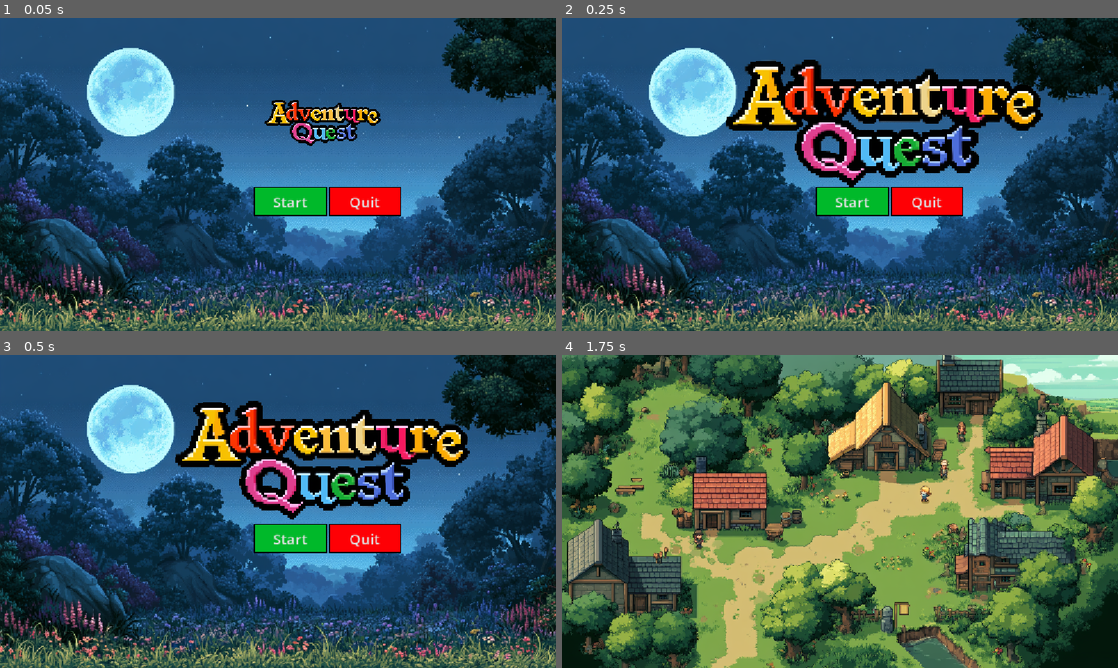
Above: before the commit, frames 1-4 (two rows, left to right).
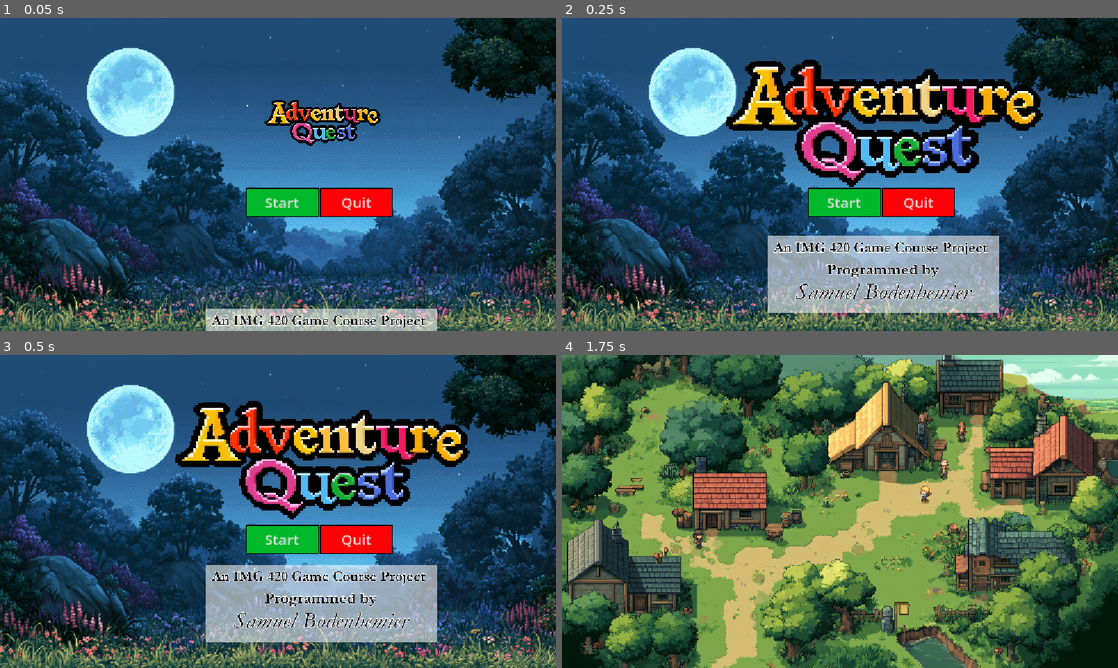
Above: after the commit, the same moments.

Repository: swBodenhemier/2d-td-fantasy-adventure-game
Game: Godot game, scene res://scenes/ui/start_screen.tscn
The game is run twice, just before and just after one commit, with the same random seed, the same clock (stepped at 60 frames per second) and the same inputs.
Inputs:
- Up to frame 1 (0.05 s): no input
- Up to frame 2 (0.25 s): no input
- Up to frame 3 (0.5 s): no input
- Up to frame 4 (1.75 s): click "Start" at 0.5 s; tap Enter at 1.25 s

The runs differ from the first frame. In frame 1, 4.0% of the frame differs, in the area x 37-79%, y 54-100%; in frame 2, 11%; in frame 3, 11%, in the area x 37-79%, y 54-92%; in frame 4, nothing differs.

Commit message:
Add audio to title screen

Diff:
--- a/scenes/ui/start_screen.gd
+++ b/scenes/ui/start_screen.gd
@@ -1,22 +1,14 @@
 extends Control
 
 
-# Called when the node enters the scene tree for the first time.
-func _ready() -> void:
-	pass # Replace with function body.
-
-
-# Called every frame. 'delta' is the elapsed time since the previous frame.
-func _process(delta: float) -> void:
-	pass
-
-
 func _on_start_button_pressed() -> void:
+	$ButtonClickAudio.play()
 	get_tree().change_scene_to_file(
 		"res://scenes/levels/main_game_level.tscn"
 	)
 
 func _on_quit_button_pressed() -> void:
+	$ButtonClickAudio.play()
 	$QuitConfirmationDialog.popup_centered()
 
 func _on_quit_confirmation_dialog_confirmed() -> void:
--- a/scenes/ui/start_screen.tscn
+++ b/scenes/ui/start_screen.tscn
@@ -3,54 +3,11 @@
 [ext_resource type="Script" uid="uid://vh4su0nqu2qd" path="res://scenes/ui/start_screen.gd" id="1_ihgl4"]
 [ext_resource type="Texture2D" uid="uid://cr1cli01kagdr" path="res://ASSETS/Art/Backgrounds/BG_03.png" id="2_kolwf"]
 [ext_resource type="Texture2D" uid="uid://cwm0pofusrpn7" path="res://ASSETS/Art/GAME TITLE LOGO/Game Title Logo_transp.png" id="3_adf7y"]
-
-[sub_resource type="StyleBoxFlat" id="StyleBoxFlat_mqr7l"]
-bg_color = Color(0, 0.7254902, 0.16470589, 1)
-border_width_left = 2
-border_width_top = 2
-border_width_right = 2
-border_width_bottom = 2
-border_color = Color(0, 0, 0, 1)
-
-[sub_resource type="StyleBoxFlat" id="StyleBoxFlat_vno1p"]
-bg_color = Color(3.1284987e-06, 0.58537906, 0.12491206, 1)
-border_width_left = 2
-border_width_top = 2
-border_width_right = 2
-border_width_bottom = 2
-border_color = Color(0, 0, 0, 1)
-
-[sub_resource type="StyleBoxFlat" id="StyleBoxFlat_t2adt"]
-bg_color = Color(5.7756904e-07, 0.8717652, 0.20588171, 1)
-border_width_left = 2
-border_width_top = 2
-border_width_right = 2
-border_width_bottom = 2
-border_color = Color(0, 0, 0, 1)
-
-[sub_resource type="StyleBoxFlat" id="StyleBoxFlat_d4clo"]
-bg_color = Color(0.99607843, 0, 0.019607844, 1)
-border_width_left = 2
-border_width_top = 2
-border_width_right = 2
-border_width_bottom = 2
-border_color = Color(0, 0, 0, 1)
-
-[sub_resource type="StyleBoxFlat" id="StyleBoxFlat_gtard"]
-bg_color = Color(0.79417413, 0, 0.013099939, 1)
-border_width_left = 2
-border_width_top = 2
-border_width_right = 2
-border_width_bottom = 2
-border_color = Color(0, 0, 0, 1)
-
-[sub_resource type="StyleBoxFlat" id="StyleBoxFlat_vuion"]
-bg_color = Color(1, 0.33876282, 0.27733192, 1)
-border_width_left = 2
-border_width_top = 2
-border_width_right = 2
-border_width_bottom = 2
-border_color = Color(0, 0, 0, 1)
+[ext_resource type="AudioStream" uid="uid://dc0eaghs4xcee" path="res://ASSETS/AUDIO/jorisvermeer-mysterious-fairytale-journey.mp3" id="4_adf7y"]
+[ext_resource type="AudioStream" uid="uid://budpx1dc6iiq0" path="res://ASSETS/AUDIO/Swoosh_SFX.mp3" id="5_a1ei0"]
+[ext_resource type="AudioStream" uid="uid://boj3bf58ks4n0" path="res://ASSETS/AUDIO/Button_Click.mp3" id="6_a1ei0"]
+[ext_resource type="Texture2D" uid="uid://oadeo1tqma72" path="res://ASSETS/Art/PROGRAMMER NAME TEXT/Samuel_Bodenhemier_text.png" id="7_wwlcm"]
+[ext_resource type="Texture2D" uid="uid://b3qotnupkjg74" path="res://ASSETS/Art/PROGRAMMER NAME TEXT/Course_Notation_Text.png" id="8_4dybt"]
 
 [sub_resource type="Animation" id="Animation_d4clo"]
 length = 0.001
@@ -87,6 +44,91 @@
 _data = {
 &"RESET": SubResource("Animation_d4clo"),
 &"title_bounce": SubResource("Animation_mqr7l")
+}
+
+[sub_resource type="StyleBoxFlat" id="StyleBoxFlat_mqr7l"]
+bg_color = Color(0, 0.7254902, 0.16470589, 1)
+border_width_left = 2
+border_width_top = 2
+border_width_right = 2
+border_width_bottom = 2
+border_color = Color(0, 0, 0, 1)
+
+[sub_resource type="StyleBoxFlat" id="StyleBoxFlat_vno1p"]
+bg_color = Color(3.1284987e-06, 0.58537906, 0.12491206, 1)
+border_width_left = 2
+border_width_top = 2
+border_width_right = 2
+border_width_bottom = 2
+border_color = Color(0, 0, 0, 1)
+
+[sub_resource type="StyleBoxFlat" id="StyleBoxFlat_t2adt"]
+bg_color = Color(5.7756904e-07, 0.8717652, 0.20588171, 1)
+border_width_left = 2
+border_width_top = 2
+border_width_right = 2
+border_width_bottom = 2
+border_color = Color(0, 0, 0, 1)
+
+[sub_resource type="StyleBoxFlat" id="StyleBoxFlat_d4clo"]
+bg_color = Color(0.99607843, 0, 0.019607844, 1)
+border_width_left = 2
+border_width_top = 2
+border_width_right = 2
+border_width_bottom = 2
+border_color = Color(0, 0, 0, 1)
+
+[sub_resource type="StyleBoxFlat" id="StyleBoxFlat_gtard"]
+bg_color = Color(0.79417413, 0, 0.013099939, 1)
+border_width_left = 2
+border_width_top = 2
+border_width_right = 2
+border_width_bottom = 2
+border_color = Color(0, 0, 0, 1)
+
+[sub_resource type="StyleBoxFlat" id="StyleBoxFlat_vuion"]
+bg_color = Color(1, 0.33876282, 0.27733192, 1)
+border_width_left = 2
+border_width_top = 2
+border_width_right = 2
+border_width_bottom = 2
+border_color = Color(0, 0, 0, 1)
+
+[sub_resource type="Animation" id="Animation_wwlcm"]
+resource_name = "ProgrammerInfo"
+length = 0.8
+tracks/0/type = "value"
+tracks/0/imported = false
+tracks/0/enabled = true
+tracks/0/path = NodePath("ProgrammerCard:position")
+tracks/0/interp = 1
+tracks/0/loop_wrap = true
+tracks/0/keys = {
+"times": PackedFloat32Array(0, 0.4, 0.6, 0.8),
+"transitions": PackedFloat32Array(0.4829704, 1.8660661, 2.2191386, 1),
+"update": 0,
+"values": [Vector2(426, 660), Vector2(426, 420), Vector2(426, 470), Vector2(426, 450)]
+}
+
+[sub_resource type="Animation" id="Animation_4dybt"]
+length = 0.001
+tracks/0/type = "value"
+tracks/0/imported = false
+tracks/0/enabled = true
+tracks/0/path = NodePath("ProgrammerCard:position")
+tracks/0/interp = 1
+tracks/0/loop_wrap = true
+tracks/0/keys = {
+"times": PackedFloat32Array(0),
+"transitions": PackedFloat32Array(1),
+"update": 0,
+"values": [Vector2(421, 800)]
+}
+
+[sub_resource type="AnimationLibrary" id="AnimationLibrary_s037r"]
+_data = {
+&"ProgrammerInfo": SubResource("Animation_wwlcm"),
+&"RESET": SubResource("Animation_4dybt")
 }
 
 [node name="StartScreen" type="Control" unique_id=1715418598]
@@ -122,21 +164,37 @@
 stretch_mode = 6
 metadata/_edit_use_anchors_ = true
 
-[node name="BoxContainer" type="BoxContainer" parent="." unique_id=28711478]
-layout_mode = 1
-anchors_preset = -1
-anchor_left = 0.5
-anchor_top = 0.648
-anchor_right = 0.5
-anchor_bottom = 0.648
-offset_left = -49.0
-offset_top = -69.90399
-offset_right = 255.0
-offset_bottom = -9.903992
-grow_horizontal = 2
-grow_vertical = 0
-
-[node name="StartButton" type="Button" parent="BoxContainer" unique_id=1170822240]
+[node name="QuitConfirmationDialog" type="ConfirmationDialog" parent="." unique_id=2062158048]
+dialog_text = "Are you sure you want to quit?"
+
+[node name="TitleAnimationPlayer" type="AnimationPlayer" parent="." unique_id=464206172]
+libraries/ = SubResource("AnimationLibrary_t2adt")
+autoplay = &"title_bounce"
+
+[node name="BGAudioStream" type="AudioStreamPlayer" parent="." unique_id=1752895974]
+stream = ExtResource("4_adf7y")
+volume_db = -14.345
+autoplay = true
+parameters/looping = true
+
+[node name="TitleSwooshAudio" type="AudioStreamPlayer" parent="." unique_id=1545779852]
+stream = ExtResource("5_a1ei0")
+autoplay = true
+
+[node name="ButtonClickAudio" type="AudioStreamPlayer" parent="." unique_id=1052625740]
+stream = ExtResource("6_a1ei0")
+
+[node name="VBoxContainer" type="VBoxContainer" parent="." unique_id=185106097]
+layout_mode = 0
+offset_left = 510.0
+offset_top = 351.0
+offset_right = 814.0
+offset_bottom = 415.0
+
+[node name="BoxContainer" type="BoxContainer" parent="VBoxContainer" unique_id=28711478]
+layout_mode = 2
+
+[node name="StartButton" type="Button" parent="VBoxContainer/BoxContainer" unique_id=1170822240]
 custom_minimum_size = Vector2(150, 60)
 layout_mode = 2
 theme_override_font_sizes/font_size = 30
@@ -145,7 +203,7 @@
 theme_override_styles/hover = SubResource("StyleBoxFlat_t2adt")
 text = "Start"
 
-[node name="QuitButton" type="Button" parent="BoxContainer" unique_id=1978717553]
+[node name="QuitButton" type="Button" parent="VBoxContainer/BoxContainer" unique_id=1978717553]
 custom_minimum_size = Vector2(150, 50)
 layout_mode = 2
 theme_override_font_sizes/font_size = 30
@@ -155,13 +213,36 @@
 text = "Quit
 "
 
-[node name="QuitConfirmationDialog" type="ConfirmationDialog" parent="." unique_id=2062158048]
-dialog_text = "Are you sure you want to quit?"
-
-[node name="TitleAnimationPlayer" type="AnimationPlayer" parent="." unique_id=464206172]
-libraries/ = SubResource("AnimationLibrary_t2adt")
-autoplay = &"title_bounce"
-
-[connection signal="pressed" from="BoxContainer/StartButton" to="." method="_on_start_button_pressed"]
-[connection signal="pressed" from="BoxContainer/QuitButton" to="." method="_on_quit_button_pressed"]
+[node name="ProgrammerCard" type="ColorRect" parent="." unique_id=1290695866]
+layout_mode = 0
+offset_left = 421.0
+offset_top = 800.0
+offset_right = 901.0
+offset_bottom = 960.0006
+size_flags_horizontal = 4
+size_flags_vertical = 8
+color = Color(1, 1, 1, 0.5686275)
+
+[node name="TextureRect2" type="TextureRect" parent="ProgrammerCard" unique_id=1941533686]
+layout_mode = 0
+offset_left = 7.0
+offset_top = 31.0
+offset_right = 781.0
+offset_bottom = 254.0
+scale = Vector2(0.6, 0.6)
+texture = ExtResource("7_wwlcm")
+
+[node name="TextureRect" type="TextureRect" parent="ProgrammerCard" unique_id=429479695]
+layout_mode = 0
+offset_right = 774.0
+offset_bottom = 77.0
+scale = Vector2(0.6, 0.6)
+texture = ExtResource("8_4dybt")
+
+[node name="ProgrammerAnimationPlayer" type="AnimationPlayer" parent="." unique_id=609250187]
+libraries/ = SubResource("AnimationLibrary_s037r")
+autoplay = &"ProgrammerInfo"
+
 [connection signal="confirmed" from="QuitConfirmationDialog" to="." method="_on_quit_confirmation_dialog_confirmed"]
+[connection signal="pressed" from="VBoxContainer/BoxContainer/StartButton" to="." method="_on_start_button_pressed"]
+[connection signal="pressed" from="VBoxContainer/BoxContainer/QuitButton" to="." method="_on_quit_button_pressed"]
Not shown, added: ASSETS/AUDIO/Button_Click.mp3.import
Not shown, added: ASSETS/AUDIO/Chimes_Transition_SFX.mp3.import
Not shown, added: ASSETS/AUDIO/Game_Music_01.mp3.import
Not shown, added: ASSETS/AUDIO/Swoosh_SFX.mp3.import
Not shown, added: ASSETS/AUDIO/alex-morgan-fantasy-adventure-quest-.mp3.import
Not shown, added: ASSETS/AUDIO/eavy-button-press-metallic.mp3.import
Not shown, added: ASSETS/AUDIO/fantasy-fantasy-disney-music.mp3.import
Not shown, added: ASSETS/AUDIO/jorisvermeer-mysterious-fairytale-journey.mp3.import
Not shown, added: ASSETS/AUDIO/the_mountain-game-game-music.mp3.import
Binary file changed: ASSETS/Art/BANNERS & SCROLLS/Scroll_01.png
Binary file changed: ASSETS/Art/BANNERS & SCROLLS/Scroll_04.png
Binary file added: ASSETS/Art/PROGRAMMER NAME TEXT/Course_Notation_Text.png
(and 10 more such lines)
